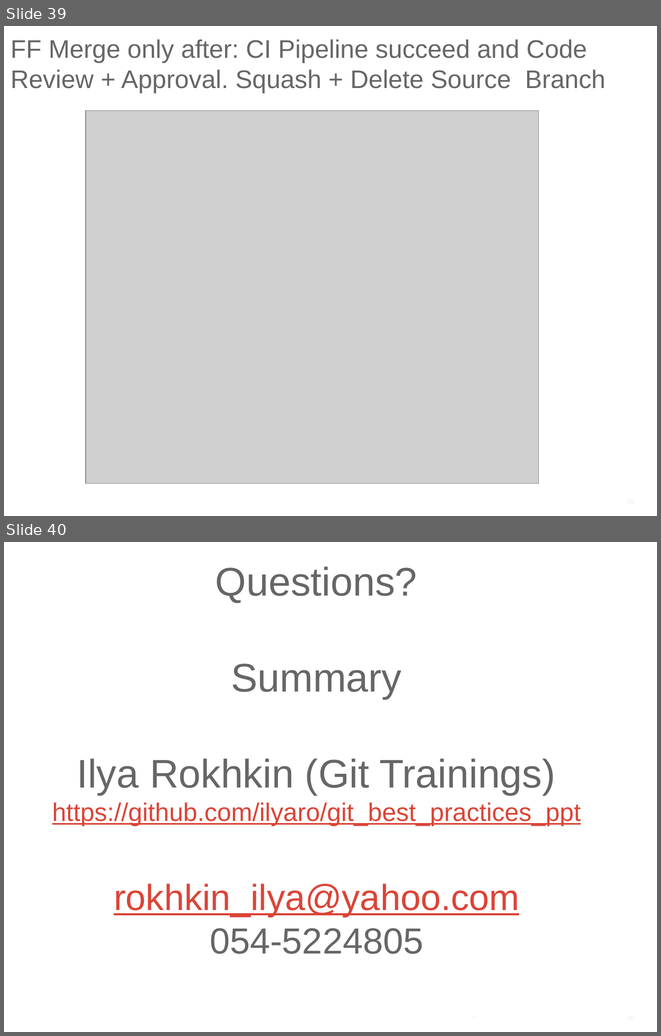
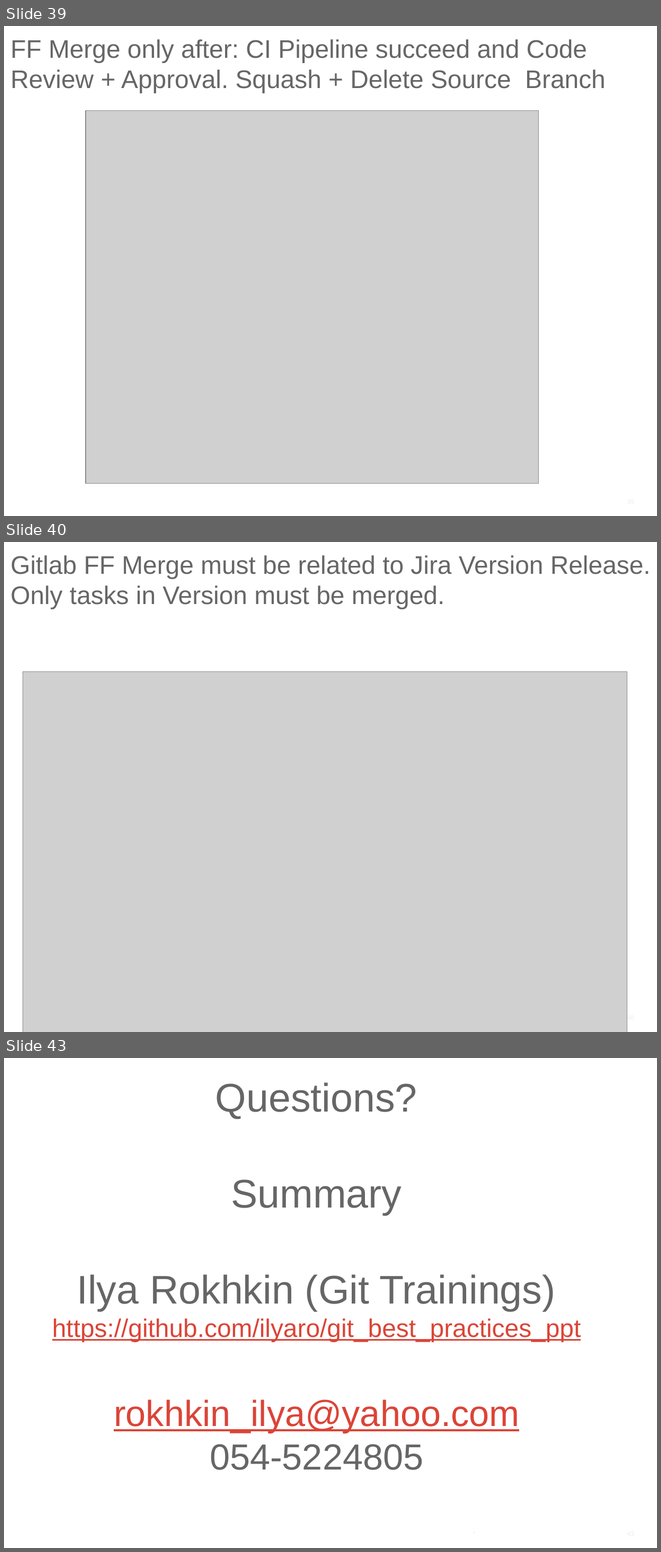
Before and after one commit to ilyaro/mysite, a slide deck: WorkStuff/Courses/Git/Git_Gitlab_Best_Practices/Git_Gitlab_BestPractices.pptx. Shown one above the other, each under a label of ours: slides 39 and 40 before the commit, slides 39, 40 and 43 after it; the slides between them are not shown. The pictures are 661x1036 and 661x1552 pixels, drawn with LibreOffice and Linux fonts; fonts in the diff are those of the drawing; grey boxes stand for pictures. Boxes give left, top, right and bottom in pixels: in the first picture for what was removed or moved away, otherwise in the second. Text is boxed around its words. In the diff, an @@ line names an element or a change of style, - is before the commit and + after.

Commit message:
Adding Gitlab Best practices

```diff
--- a/WorkStuff/Courses/Git/Git_Gitlab_Best_Practices/Git_Gitlab_BestPractices.pptx
+++ b/WorkStuff/Courses/Git/Git_Gitlab_Best_Practices/Git_Gitlab_BestPractices.pptx
@@ slide 40 added at [4, 542, 657, 1032], background #FFFFFF @@
@@ title added at [10, 555, 651, 609], 28 pt, text #666666 @@
+Gitlab FF Merge must be related to Jira Version Release. Only tasks in Version must be merged.
@@ picture added at [23, 672, 627, 1032] @@
@@ what was slide 40 is now slide 43 @@
```
Also in this commit, not shown: 6 slides changed, 2 other slides added.
